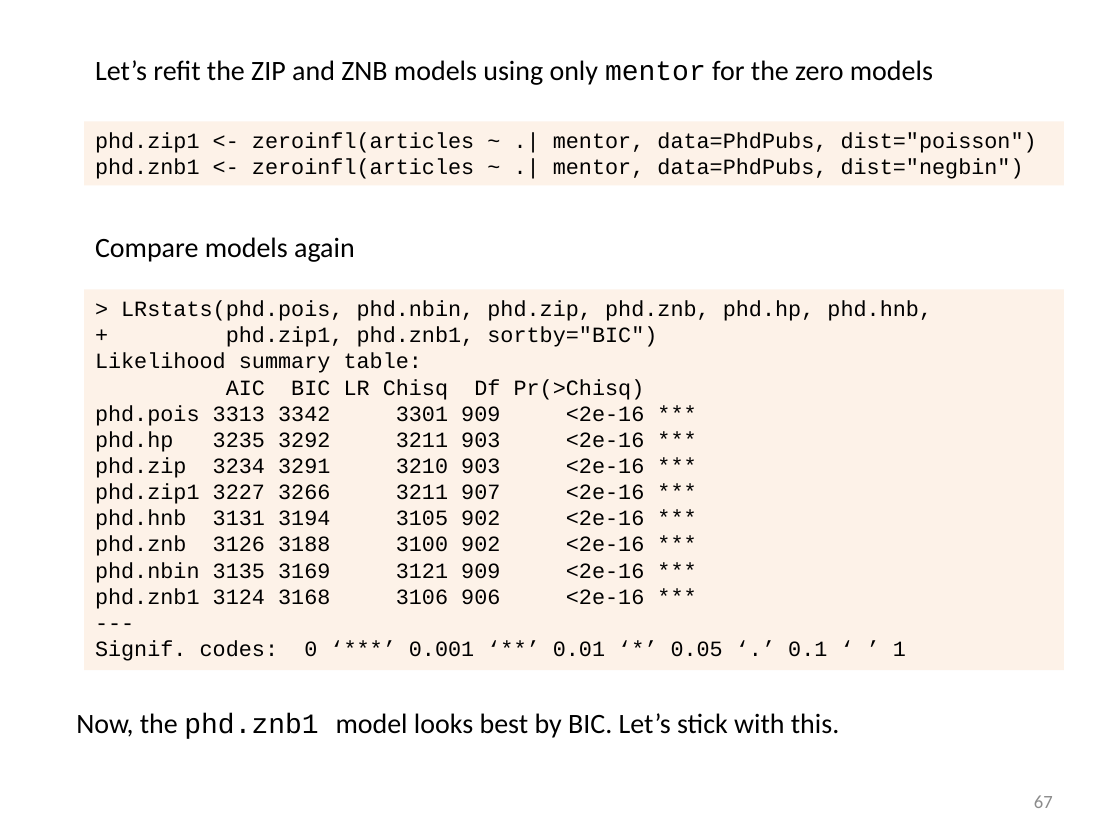
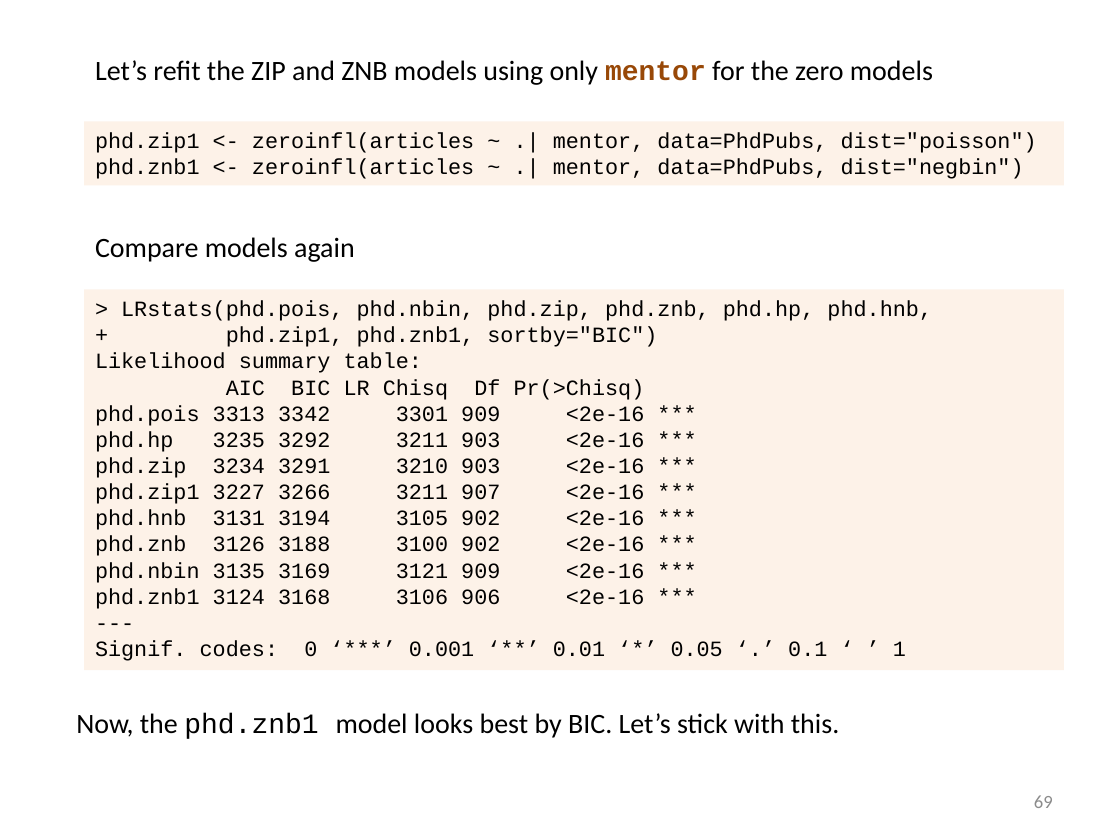
Before and after one commit to friendly/psy6136, a slide deck: slide 69 of docs/lectures/09-CountData.pptx (slide 67 before the commit). Drawn at 1120x840 pixels with LibreOffice and Linux fonts; fonts in the diff are those of the drawing. Boxes give left, top, right and bottom in pixels: in the first picture for what was removed or moved away, otherwise in the second. Text is boxed around its words. In the diff, an @@ line names an element or a change of style, - is before the commit and + after.

```diff
--- a/docs/lectures/09-CountData.pptx
+++ b/docs/lectures/09-CountData.pptx
@@ text "Let’s refit the ZIP and ..." at [95, 60, 933, 85]: text colour #000000 to #984807, bold on in "mentor" @@
@@ page number at [1034, 795, 1053, 808]: text changed @@
-67
+69
```
Also in this commit, not shown: 9 other slides changed, 2 slides added, 10 other files.
